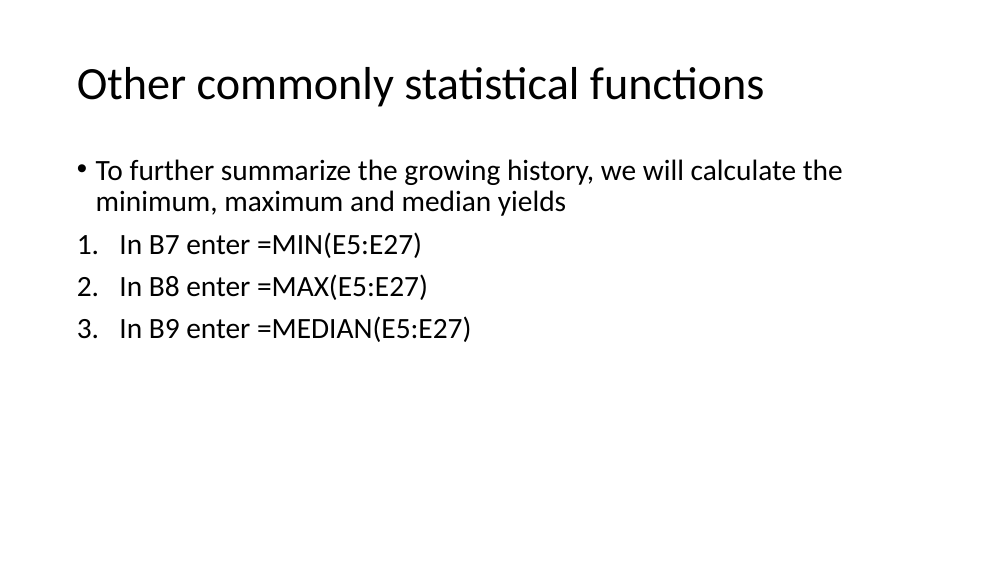
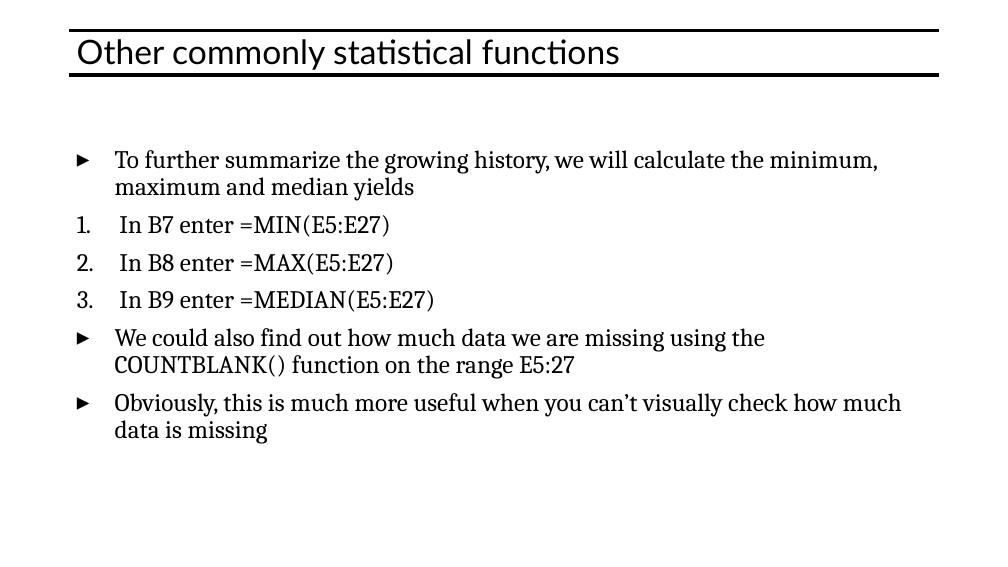
Before and after one commit to mjmacarty/excel-at-excel, a slide deck: slide 18 of Excel-at-Excel.pptx. Drawn at 1008x567 pixels with LibreOffice and Linux fonts; fonts in the diff are those of the drawing. Boxes give left, top, right and bottom in pixels: in the first picture for what was removed or moved away, otherwise in the second. Text is boxed around its words. In the diff, an @@ line names an element or a change of style, - is before the commit and + after.

```diff
--- a/Excel-at-Excel.pptx
+++ b/Excel-at-Excel.pptx
@@ title "Other commonly statistical functions" at [77, 39, 620, 70]: size 44 to 32 pt, font Calibri to Lato; vertical alignment middle to top @@
@@ line added from (70, 30) to (939, 30), #000000 3 pt @@
@@ line added from (70, 75) to (939, 75), #000000 3 pt @@
@@ text "To further summarize the growing ...": place and size @@
-text "To further summarize the growing ..." at [96, 159, 843, 342]
+text "To further summarize the growing ..." at [115, 150, 902, 444]
@@ text at [115, 150, 878, 312]: size 28 to 24 pt, font Calibri to Cambria in "To further summarize the growing history, we ...", "In B7 enter =MIN(E5:E27)", "In B8 enter =MAX(E5:E27)", "In B9 enter =MEDIAN(E5:E27)"; bullet • to ▸ @@
@@ text at [115, 328, 902, 444]: paragraphs added @@
+▸ We could also find out how much data we are missing using the COUNTBLANK() function on the range E5:27
+▸ Obviously, this is much more useful when you can’t visually check how much data is missing
```
Also in this commit, not shown: 39 other slides changed, 1 slide added.
